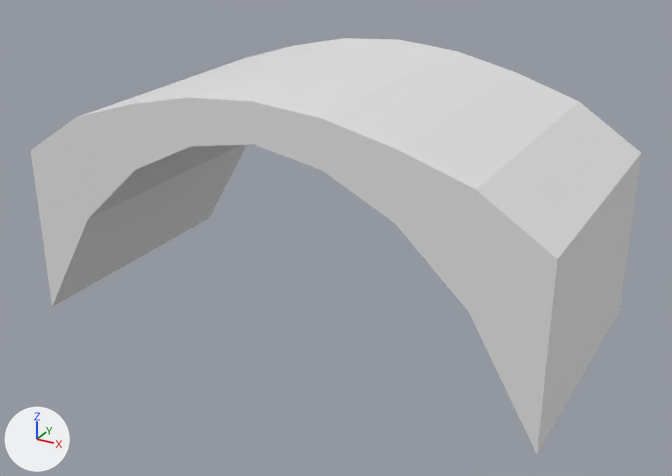
The OBJ model astro/3d_models/small_stone_bridge/base.obj, before and after one commit.
Before and after are seen from a camera (50 mm lens) standing at (1.59, -2.89, 1.13) and looking at (0.04, -0.06, -0.29). The lights are fixed; the arrows at lower left show +X, +Y and +Z. Where no turn or scale is listed for an object, it has been applied to the vertices.

Names of what the first picture shows: 'Small_Stone_Bridge_Base_Plane'.
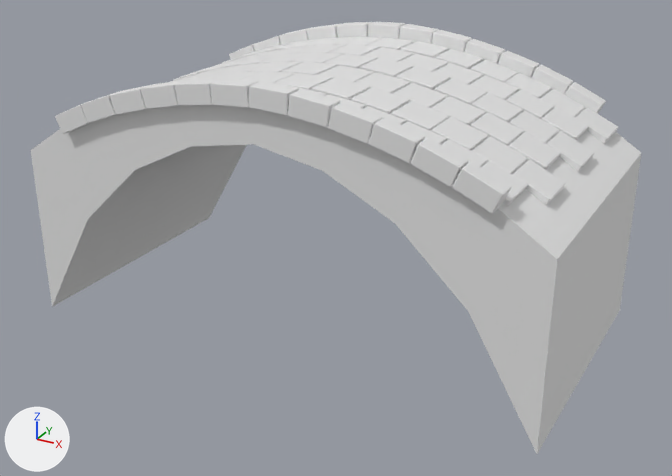
Commit message: astro: stone bridge art updates

Where the change shows, as pixel boxes (x1, y1, x2, y2) in the pictures (672 x 476 px):
```json
{"object": "Small_Stone_Bridge_Base_Plane", "change": "reshaped", "before": [31, 38, 641, 454], "after": [31, 22, 641, 454]}
{"part": 1, "of": "me_small_stone_bridge_base_plane", "change": "added", "after": [55, 22, 618, 213]}
```

The change, as JSON lines over the scene's bpy script:
```json
{"block": "me_small_stone_bridge_base_plane", "where": "# used by ob_small_stone_bridge_base_plane; location = (0.0, 0.0, 0.0)"}
{"op": "remove", "block": "me_small_stone_bridge_base_plane", "code": "me_small_stone_bridge_base_plane.from_pydata(...)  # 36 vertices, 68 faces; spans x -1.0..1.0, y -0.53..0.53, z -0.62..0.35"}
{"op": "add", "block": "me_small_stone_bridge_base_plane", "code": "me_small_stone_bridge_base_plane.from_pydata(...)  # 2340 vertices, 4292 faces; spans x -1.0..1.0, y -0.56..0.58, z -0.62..0.41"}
{"block": "me_small_stone_bridge_base_plane", "change": "me_small_stone_bridge_base_plane part 1: 2304 vertices added at x -0.83..0.91, y -0.56..0.58, z 0.07..0.41"}
```
